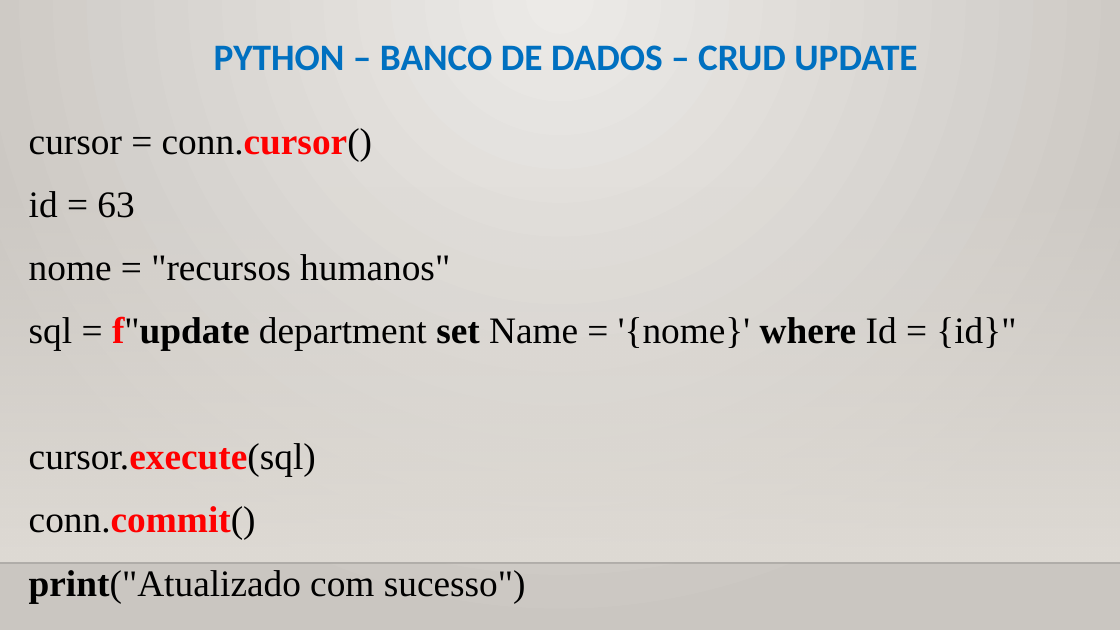
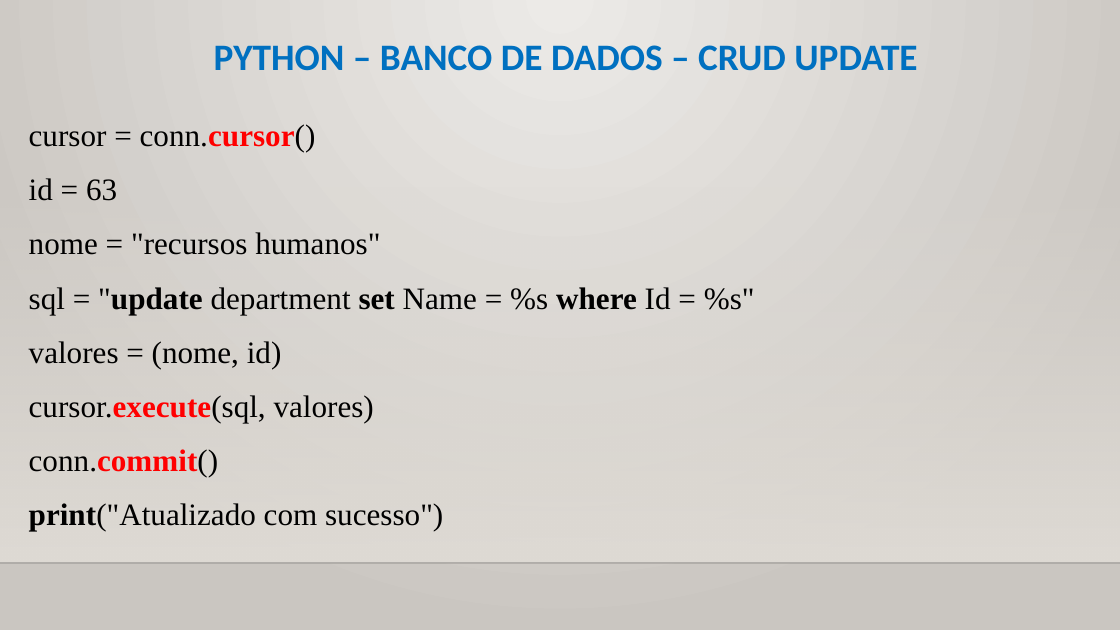
Before and after one commit to CloudEducationBrazil/WydenPythonParadigmas, a slide deck: slide 10 of 01 Classes/Aula 12, 13 Programação Python - Banco de Dados.pptx. Drawn at 1120x630 pixels with LibreOffice and Linux fonts; fonts in the diff are those of the drawing; background and template pictures are left out. Boxes give left, top, right and bottom in pixels: in the first picture for what was removed or moved away, otherwise in the second. Text is boxed around its words. In the diff, an @@ line names an element or a change of style, - is before the commit and + after.

Commit message:
App User Web Python Paradigmas 14102025

```diff
--- a/01 Classes/Aula 12, 13 Programação Python - Banco de Dados.pptx
+++ b/01 Classes/Aula 12, 13 Programação Python - Banco de Dados.pptx
@@ text at bbox=[29, 124, 443, 531]: size 24 to 20 pt in "cursor = conn.cursor()", "id = 63", "nome = "recursos humanos"", "conn.commit()" and 1 more places @@
@@ text at bbox=[29, 287, 755, 423]: text changed; size 24 to 20 pt @@
-sql = f"update department set Name = '{nome}' where Id = {id}"
-cursor.execute(sql)
+sql = "update department set Name = %s where Id = %s"
+valores = (nome, id)
+cursor.execute(sql, valores)
```
Also in this commit, not shown: 5 other slides changed, 13 other files.
